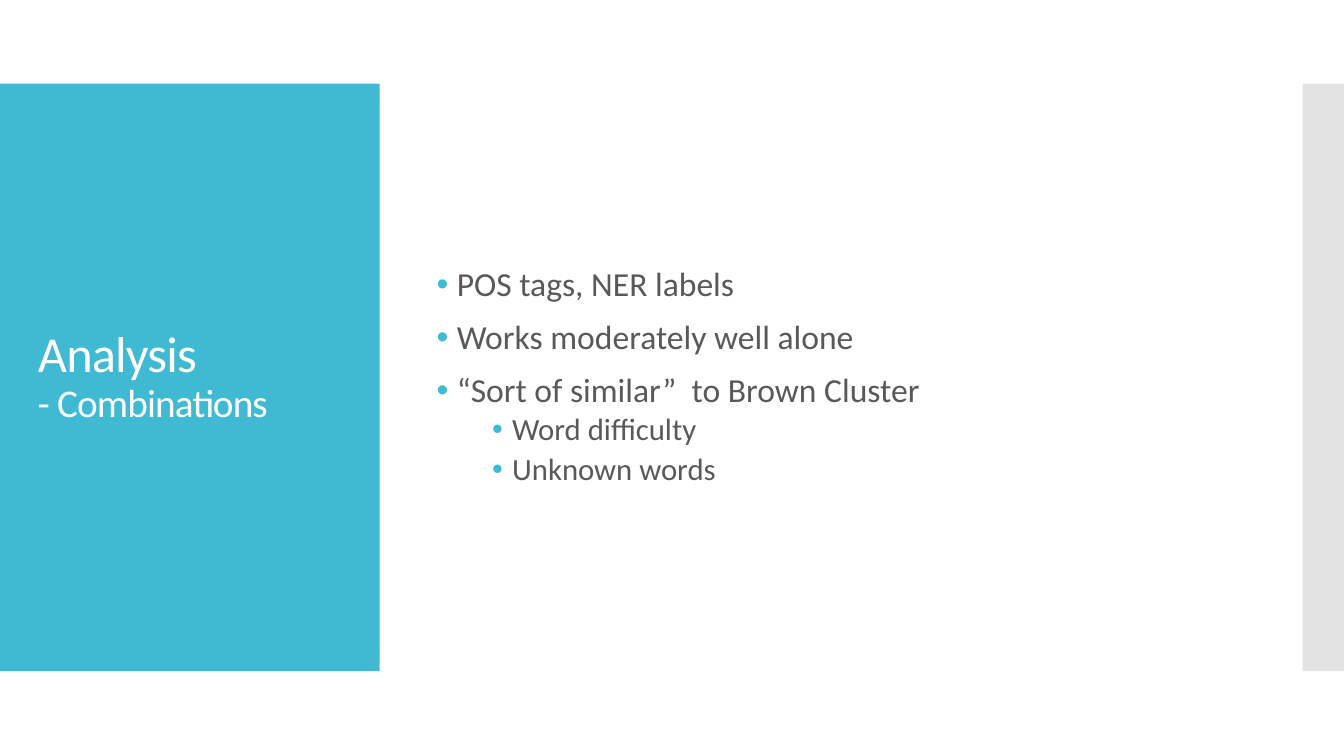
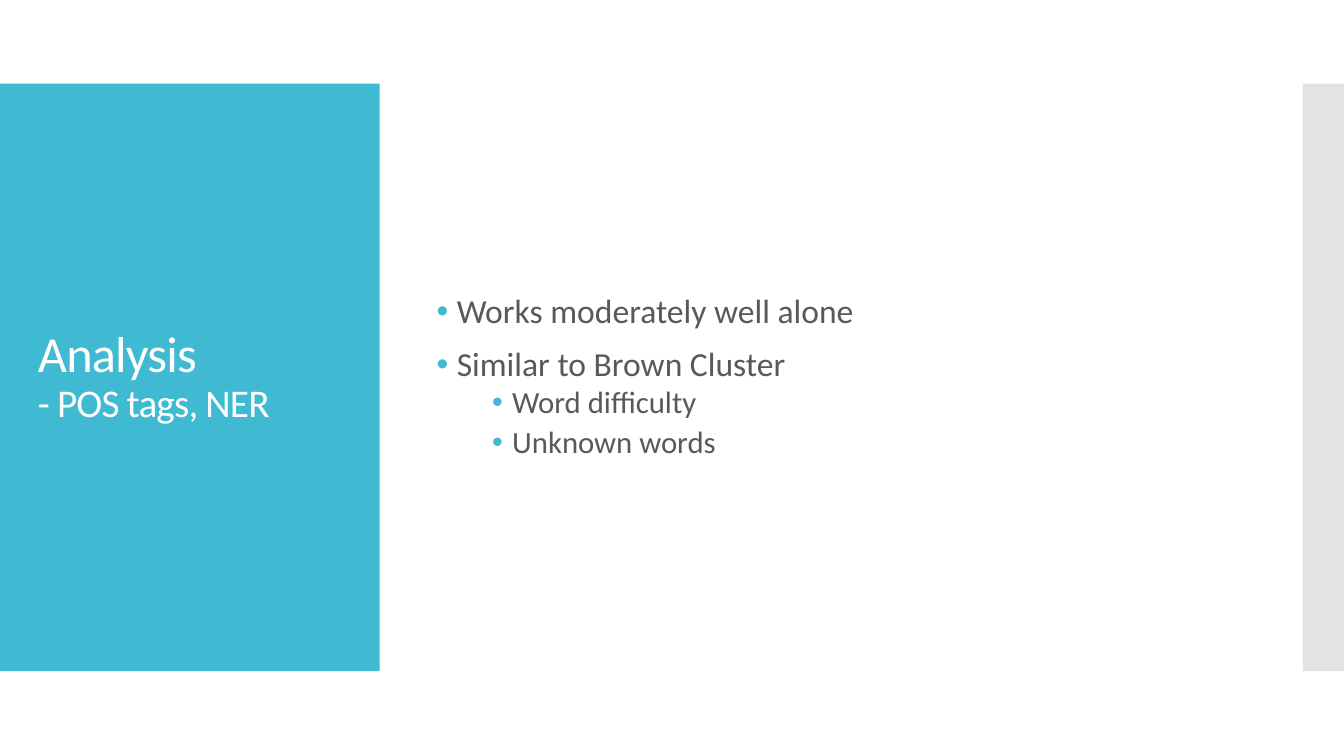
Before and after one commit to alexhby/NLP, a slide deck: slide 13 of presentation.pptx (slide 14 before the commit). Drawn at 1344x756 pixels with LibreOffice and Linux fonts; fonts in the diff are those of the drawing. Boxes give left, top, right and bottom in pixels: in the first picture for what was removed or moved away, otherwise in the second. Text is boxed around its words. In the diff, an @@ line names an element or a change of style, - is before the commit and + after.

```diff
--- a/presentation.pptx
+++ b/presentation.pptx
@@ text at <box>457,272,734,302</box>: paragraph removed @@
-• POS tags, NER labels
@@ title at <box>38,337,269,424</box>: text changed @@
-Analysis
-- Combinations
+Analysis
+- POS tags, NER
@@ text at <box>457,352,785,376</box>: text changed @@
-• “Sort of similar” to Brown Cluster
+• Similar to Brown Cluster
```
Also in this commit, not shown: 4 other slides changed.
